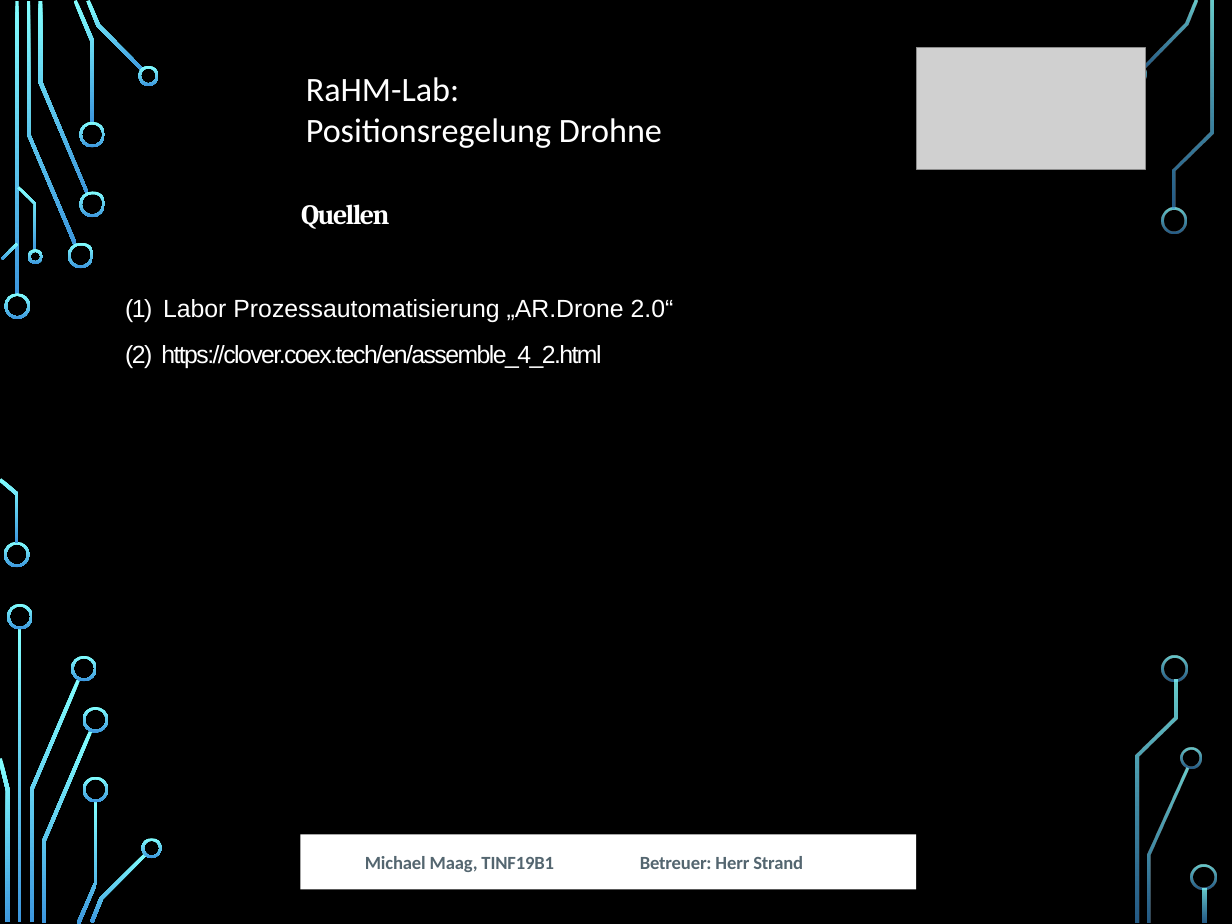
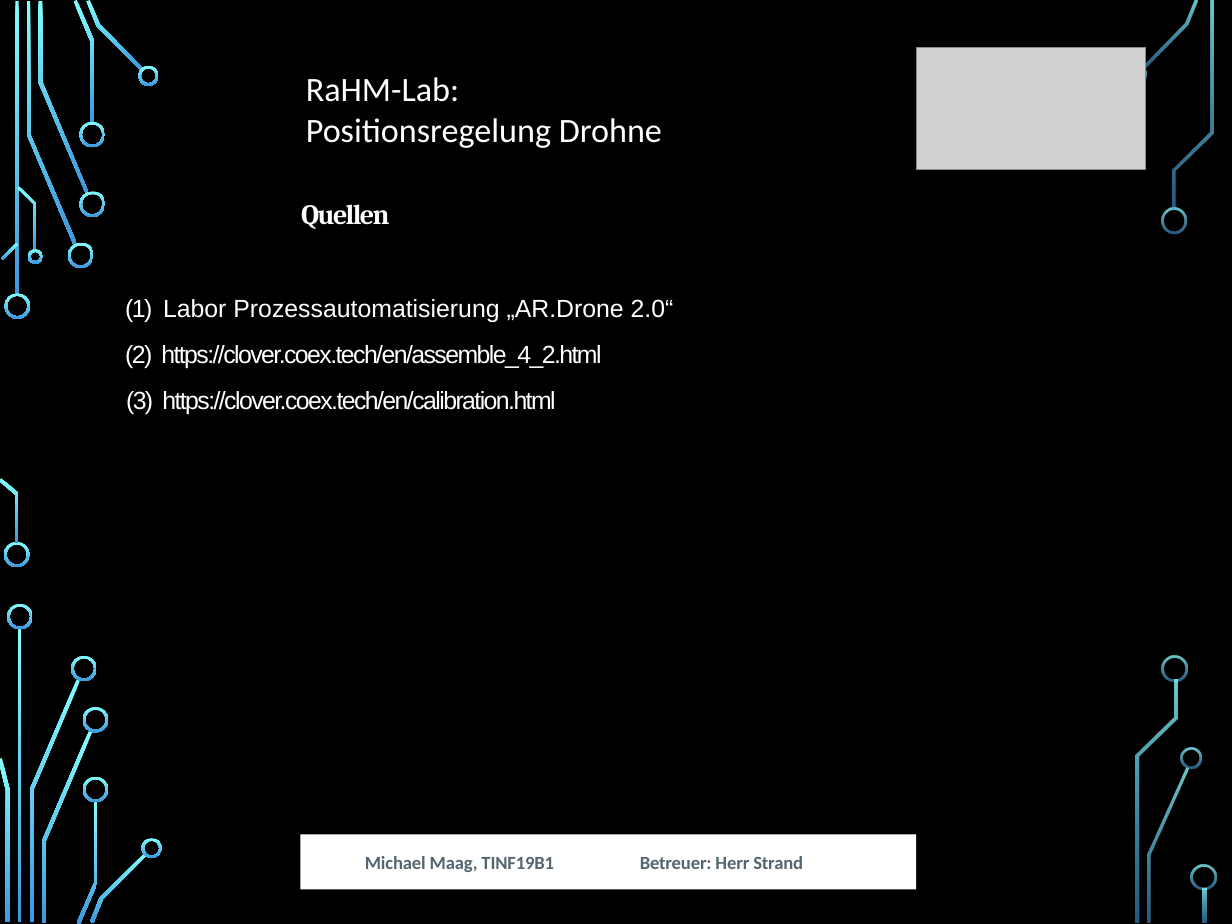
Before and after one commit to MobMonRob/ROSLabDrohne, a slide deck: slide 10 of Anforderungen/Zwischenpräsentation.pptx (slide 6 before the commit). Drawn at 1232x924 pixels with LibreOffice and Linux fonts; fonts in the diff are those of the drawing; grey boxes stand for pictures; background and template pictures are left out. Boxes give left, top, right and bottom in pixels: in the first picture for what was removed or moved away, otherwise in the second. Text is boxed around its words. In the diff, an @@ line names an element or a change of style, - is before the commit and + after.

```diff
--- a/Anforderungen/Zwischenpräsentation.pptx
+++ b/Anforderungen/Zwischenpräsentation.pptx
@@ text added at bbox=[126, 391, 555, 414], 32 pt, text #FFFFFF @@
+(3) https://clover.coex.tech/en/calibration.html
```
Also in this commit, not shown: 3 other slides changed, 4 slides added.
